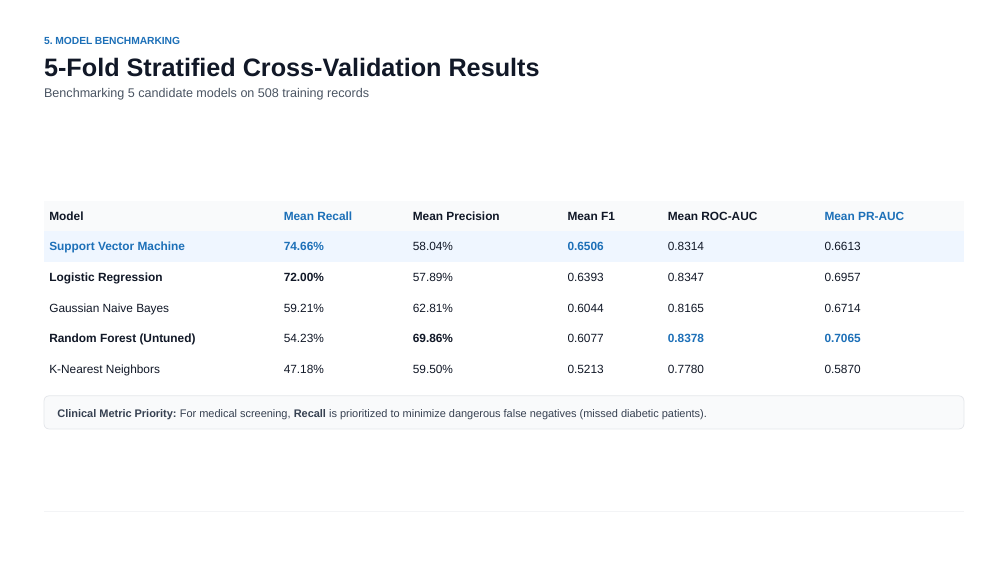
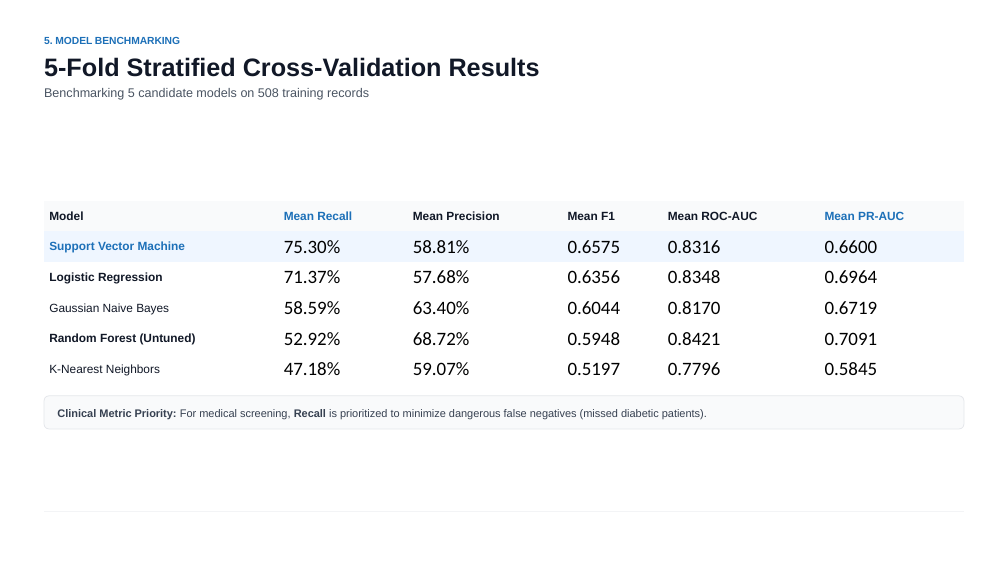
Before and after one commit to jeelgoti115-arch/Diabetes-Risk-Prediction, a slide deck: slide 6 of Diabetes_Risk_Prediction_PPT.pptx. Drawn at 1008x567 pixels with LibreOffice and Linux fonts; fonts in the diff are those of the drawing. Boxes give left, top, right and bottom in pixels: in the first picture for what was removed or moved away, otherwise in the second. Text is boxed around its words. In the diff, an @@ line names an element or a change of style, - is before the commit and + after.

```diff
--- a/Diabetes_Risk_Prediction_PPT.pptx
+++ b/Diabetes_Risk_Prediction_PPT.pptx
@@ table at (44, 200, 964, 385) @@
-row 2: Support Vector Machine | 74.66% | 58.04% | 0.6506 | 0.8314 | 0.6613
+row 2: Support Vector Machine | 75.30% | 58.81% | 0.6575 | 0.8316 | 0.6600
-row 3: Logistic Regression | 72.00% | 57.89% | 0.6393 | 0.8347 | 0.6957
+row 3: Logistic Regression | 71.37% | 57.68% | 0.6356 | 0.8348 | 0.6964
-row 4: Gaussian Naive Bayes | 59.21% | 62.81% | 0.6044 | 0.8165 | 0.6714
+row 4: Gaussian Naive Bayes | 58.59% | 63.40% | 0.6044 | 0.8170 | 0.6719
-row 5: Random Forest (Untuned) | 54.23% | 69.86% | 0.6077 | 0.8378 | 0.7065
+row 5: Random Forest (Untuned) | 52.92% | 68.72% | 0.5948 | 0.8421 | 0.7091
-row 6: K-Nearest Neighbors | 47.18% | 59.50% | 0.5213 | 0.7780 | 0.5870
+row 6: K-Nearest Neighbors | 47.18% | 59.07% | 0.5197 | 0.7796 | 0.5845
@@ size 11.2 to 18 pt, font Arial to Calibri, text colour #111827 to #000000 in "0.6044", "47.18%" @@
```
Also in this commit, not shown: 3 other slides changed, 1 other file.
